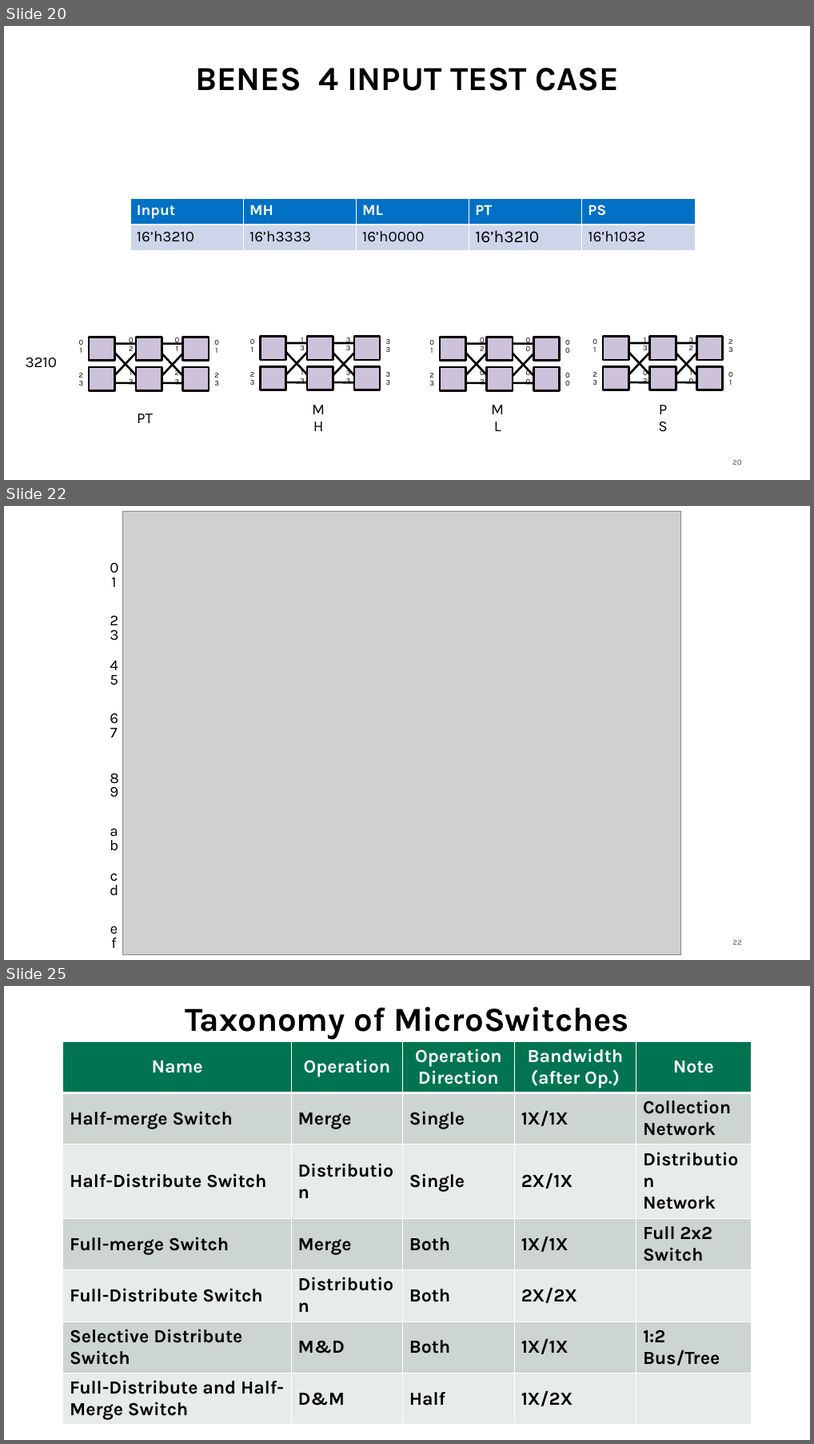
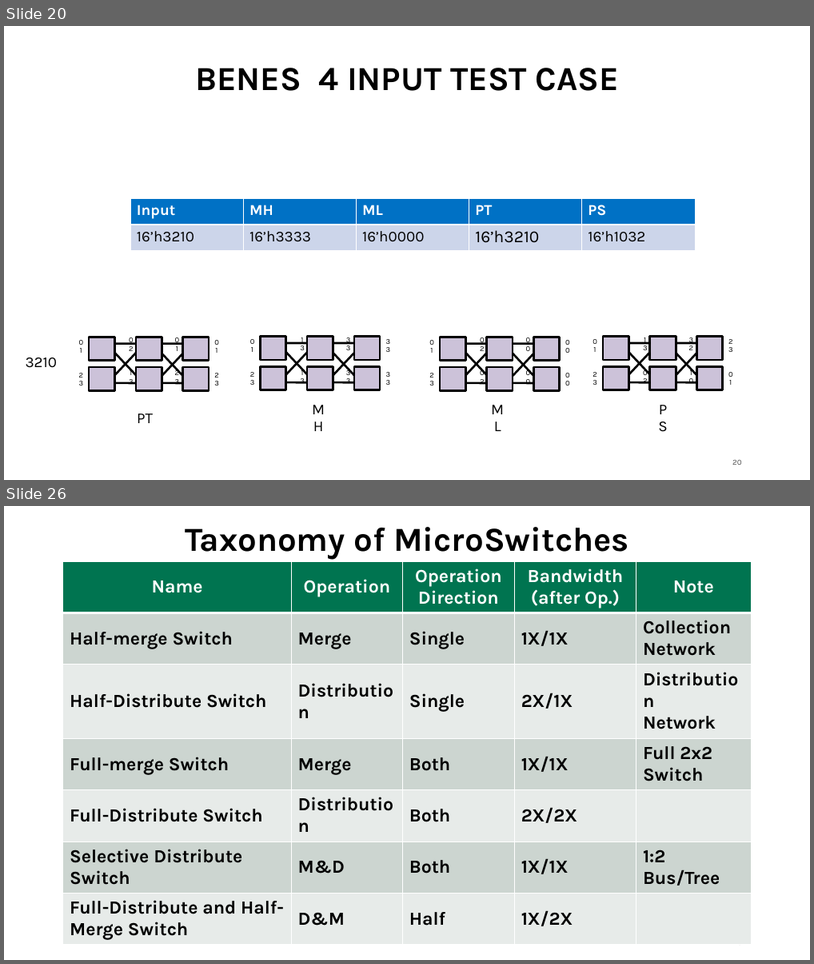
Before and after one commit to georgia-tech-synergy-lab/AcceleratorNoC, a slide deck: microswitch.pptx. Shown one above the other, each under a label of ours: slides 20, 22 and 25 before the commit, slides 20 and 26 after it; the slides between them are not shown. The pictures are 814x1444 and 814x964 pixels, drawn with LibreOffice and Linux fonts; fonts in the diff are those of the drawing; grey boxes stand for pictures. Boxes give left, top, right and bottom in pixels: in the first picture for what was removed or moved away, otherwise in the second. Text is boxed around its words. In the diff, an @@ line names an element or a change of style, - is before the commit and + after.

```diff
--- a/microswitch.pptx
+++ b/microswitch.pptx
@@ slide 22 removed at (x1=4, y1=506, x2=810, y2=960), background #FFFFFF; not listed: 1 template element that a slide beside it also shows @@
@@ picture removed at (x1=122, y1=512, x2=681, y2=954) @@
@@ title removed at (x1=245, y1=509, x2=562, y2=512) @@
-BENES MULTI_HIGH
@@ text removed at (x1=110, y1=563, x2=118, y2=572) @@
-0
@@ text removed at (x1=111, y1=577, x2=116, y2=587) @@
-1
@@ text removed at (x1=110, y1=616, x2=118, y2=625) @@
-2
@@ text removed at (x1=110, y1=630, x2=118, y2=640) @@
-3
@@ text removed at (x1=110, y1=660, x2=118, y2=670) @@
-4
@@ text removed at (x1=110, y1=675, x2=118, y2=685) @@
-5
@@ text removed at (x1=110, y1=713, x2=118, y2=723) @@
-6
@@ text removed at (x1=110, y1=728, x2=118, y2=737) @@
-7
@@ text removed at (x1=110, y1=783, x2=118, y2=797) @@
-9
@@ text removed at (x1=110, y1=773, x2=119, y2=788) @@
-8
@@ text removed at (x1=110, y1=840, x2=118, y2=850) @@
-b
@@ text removed at (x1=110, y1=828, x2=118, y2=840) @@
-a
@@ text removed at (x1=110, y1=884, x2=118, y2=895) @@
-d
@@ text removed at (x1=110, y1=872, x2=118, y2=885) @@
-c
@@ text removed at (x1=110, y1=925, x2=118, y2=938) @@
-e
@@ text removed at (x1=111, y1=937, x2=116, y2=948) @@
-f
@@ what was slide 25 is now slide 26 @@
```
Also in this commit, not shown: 2 slides changed, 2 slides added, 14 other files.
